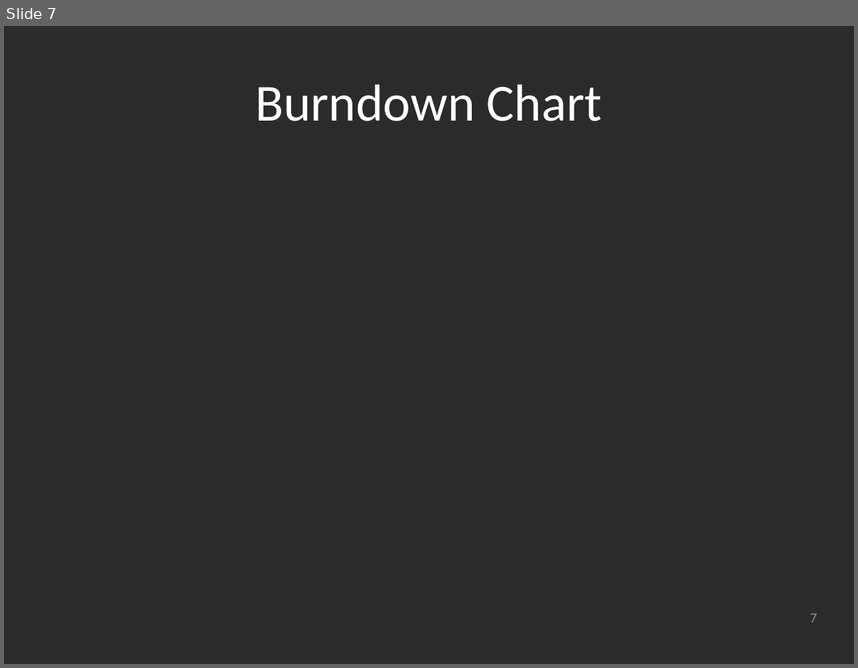
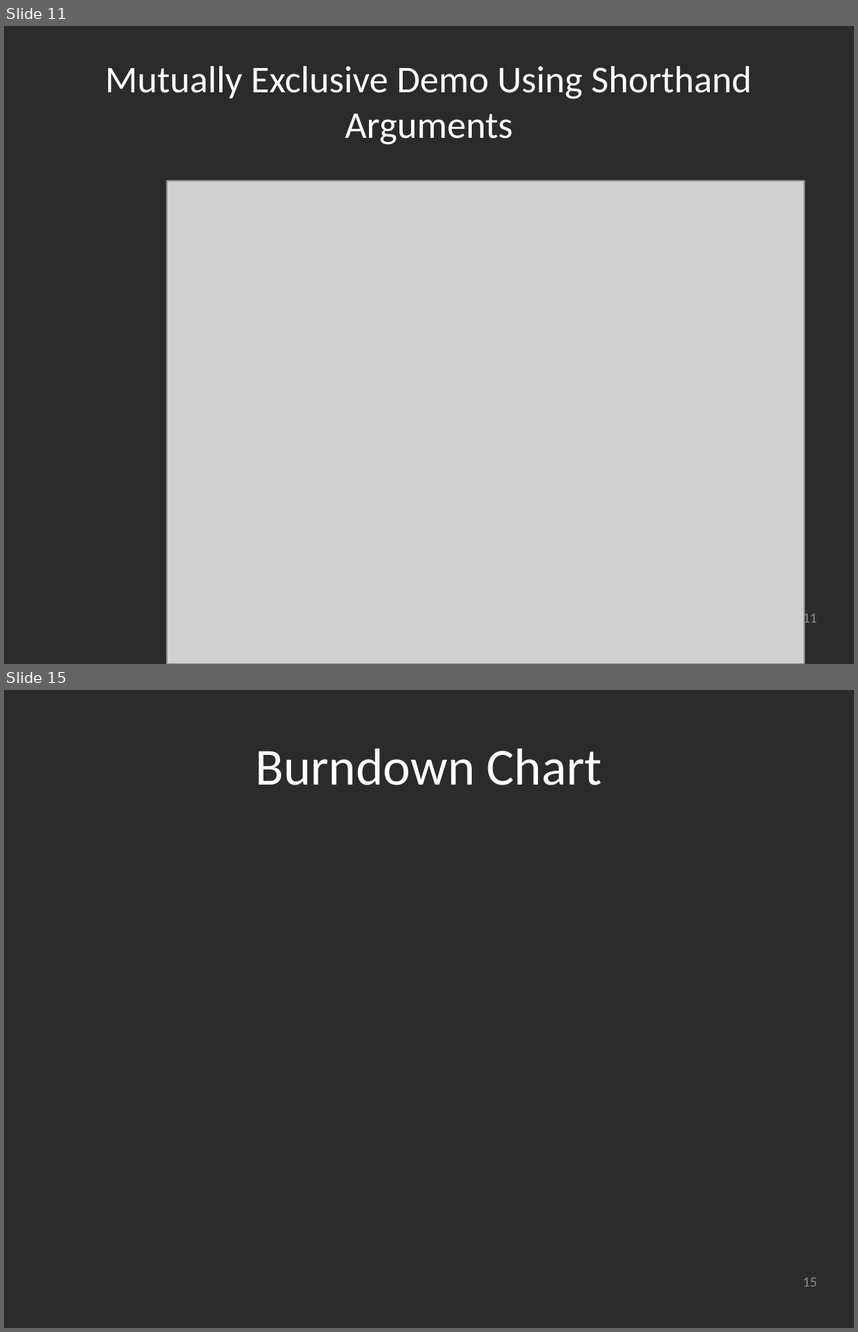
Before and after one commit to SpacemanRiff/spring-semester-project, a slide deck: resources/PowerPoints/Product Release.pptx. Shown one above the other, each under a label of ours: slide 7 before the commit, slides 11 and 15 after it; the slides between them are not shown. The pictures are 858x668 and 858x1332 pixels, drawn with LibreOffice and Linux fonts; fonts in the diff are those of the drawing; grey boxes stand for pictures; background and template pictures are left out; a plain dark background stands for a picture behind light text. Boxes give left, top, right and bottom in pixels: in the first picture for what was removed or moved away, otherwise in the second. Text is boxed around its words. In the diff, an @@ line names an element or a change of style, - is before the commit and + after.

Commit message:
pp update

```diff
--- a/resources/PowerPoints/Product Release.pptx
+++ b/resources/PowerPoints/Product Release.pptx
@@ slide 11 added at (x1=4, y1=26, x2=854, y2=664), background picture (left out) @@
@@ title added at (x1=105, y1=66, x2=752, y2=145), 32 pt, text #FFFFFF @@
+Mutually Exclusive Demo Using Shorthand Arguments
@@ picture added at (x1=168, y1=181, x2=805, y2=664) @@
@@ page number added at (x1=803, y1=610, x2=818, y2=626), 12 pt, text #8C8C8C @@
+11
@@ what was slide 7 is now slide 15 @@
@@ page number at (x1=803, y1=1277, x2=818, y2=1286): text changed @@
-7
+15
```
Also in this commit, not shown: 8 other slides added, 1 slide removed.
